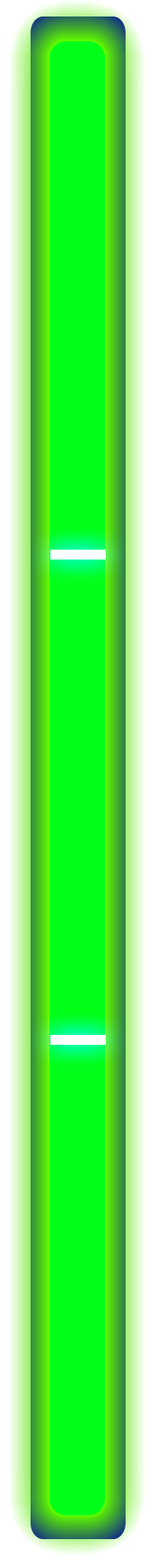
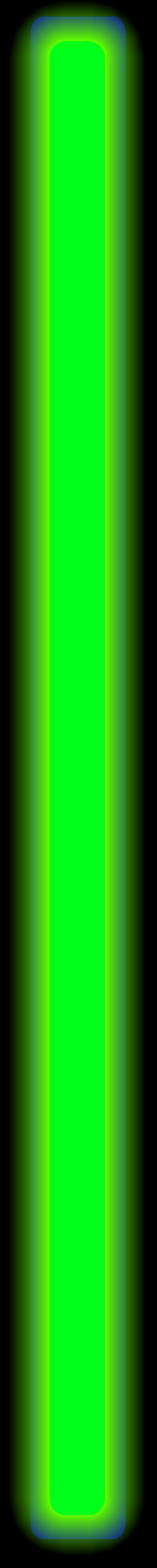
Before/after of a 157 x 1568 layered artwork. What changed in the layer stack:
hid group "power-up notches" (3 layers) over [50, 528, 107, 1045]
added layer "Layer 13" in group "star-bar" over [0, 0, 157, 1568]
